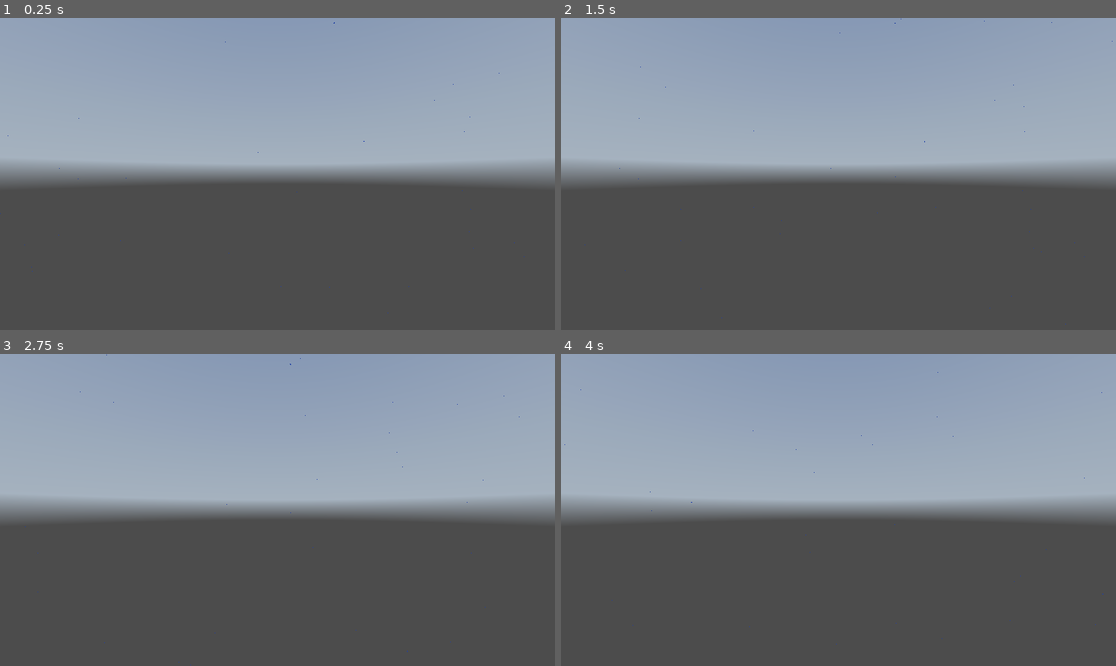
Above: before the commit, frames 1-4 (two rows, left to right).
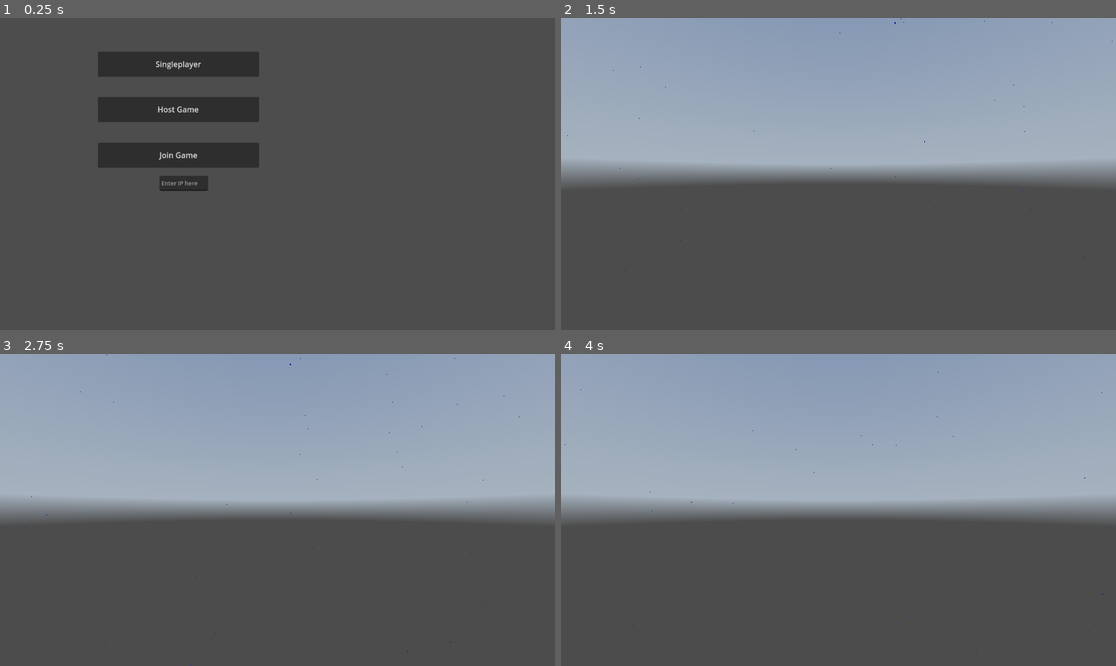
Above: after the commit, the same moments.

Repository: Timjb4235/space-combat-game
Game: Godot game, scene res://menus/main_menu_scene.tscn
The game is run twice, just before and just after one commit, with the same random seed, the same clock (stepped at 60 frames per second) and the same inputs. Before the commit the project starts from res://main_scene.tscn. A sky picture missing from this copy of the repository is replaced by a grey-blue gradient.
Inputs (mouse positions are in pixels of both pictures, inside the frame that each line leads up to):
- Up to frame 1 (0.25 s): no input
- Up to frame 2 (1.5 s): click (738, 64) at 0.5 s, where only the run after the commit has a clickable "Singleplayer"; tap Enter at 1.25 s; hold Right (right) from 1.28 s (still down)
- Up to frame 3 (2.75 s): release Right (right) at 2.03 s; hold Shift (Brake) from 2.03 s (still down)
- Up to frame 4 (4 s): tap Space at 2.75 s; release Shift (Brake) at 2.78 s; hold Right (right) 2.78-3.53 s; tap Enter at 3.5 s; hold Tab (Accelerate) from 3.53 s (still down)

The runs differ from the first frame. In frame 1, 53% of the frame differs, in the area x 0-100%, y 0-95%; in frame 2, less than 0.1%; in frame 3, less than 0.1%; in frame 4, less than 0.1%.

Commit message:
create menu and host screen

Diff:
--- /dev/null
+++ b/menus/host_lobby.gd
@@ -0,0 +1,34 @@
+extends Node2D
+
+# Called when the node enters the scene tree for the first time.
+func _ready() -> void:
+	multiplayer.peer_connected.connect(_on_peer_connected)
+	$StartButton.pressed.connect(_on_start_button_pressed)
+
+func _on_peer_connected() -> void:
+	$PlayersCounter.value = $PlayersCounter.value + 1
+
+@rpc("any_peer", "call_local", "reliable")
+func _load_main_scene() -> void:
+	var main_scene = load("res://main_scene.tscn")
+	get_tree().change_scene_to_packed(main_scene)
+	# spawn_players.rpc()
+
+func _on_start_button_pressed():
+	_load_main_scene.rpc()
+
+@rpc("authority") # Runs only on the server
+func spawn_players() -> void:
+	for peer_id in multiplayer.get_peers():
+		spawn_player_for_peer.rpc_id(peer_id)
+
+@rpc("authority", "call_local")
+func spawn_player_for_peer(peer_id: int) -> void:
+	pass
+	# Load player. Something like:
+	#var player_scene = preload("res://Player.tscn")
+	#var player = player_scene.instantiate()
+	#player.name = "Player_%d" % peer_id
+	#player.set_multiplayer_authority(peer_id)
+#
+	#get_tree().get_root().get_node("Main").add_child(player)
--- /dev/null
+++ b/menus/host_lobby.tscn
@@ -0,0 +1,30 @@
+[gd_scene load_steps=2 format=3 uid="uid://dupukjvkvf4yu"]
+
+[ext_resource type="Script" path="res://menus/host_lobby.gd" id="1_actwl"]
+
+[node name="HostLobby" type="Node2D"]
+script = ExtResource("1_actwl")
+
+[node name="TotalPlayersLabel" type="Label" parent="."]
+offset_left = 125.75
+offset_top = 90.75
+offset_right = 165.75
+offset_bottom = 113.75
+text = "Total Players:"
+
+[node name="PlayersCounter" type="SpinBox" parent="."]
+offset_left = 244.0
+offset_top = 91.0
+offset_right = 327.062
+offset_bottom = 122.0
+max_value = 10.0
+value = 1.0
+editable = false
+
+[node name="StartButton" type="Button" parent="."]
+offset_left = 162.75
+offset_top = 159.75
+offset_right = 170.75
+offset_bottom = 167.75
+text = "Start
+"
--- /dev/null
+++ b/menus/main_menu_scene.gd
@@ -0,0 +1,40 @@
+extends Node2D
+
+var _target_ip: String
+
+# Called when the node enters the scene tree for the first time.
+func _ready() -> void:
+	$SingleplayerButton.pressed.connect(_start_singleplayer_game)
+	$HostButton.pressed.connect(_host_game)
+	$JoinButton.pressed.connect(_join_game)
+	$IpEdit.text_changed.connect(_on_ip_updated)
+
+# Called every frame. 'delta' is the elapsed time since the previous frame.
+func _process(delta: float) -> void:
+	pass
+
+func _start_singleplayer_game() -> void:
+	_load_main_scene()
+	pass
+
+func _host_game() -> void:
+	var peer = ENetMultiplayerPeer.new()
+	var result = peer.create_server(12345, 10)
+	multiplayer.multiplayer_peer = peer
+	print(result)
+	print("Hosting server on port 12345")
+	get_tree().change_scene_to_packed(load("res://menus/host_lobby.tscn"))
+
+func _join_game() -> void:
+	var peer = ENetMultiplayerPeer.new()
+	var result = peer.create_client(_target_ip, 12345)
+	print(result)
+	multiplayer.multiplayer_peer = peer
+	print("Connecting to server at %s...", _target_ip)
+
+func _load_main_scene() -> void:
+	var main_scene = load("res://main_scene.tscn")
+	get_tree().change_scene_to_packed(main_scene)
+
+func _on_ip_updated(new_text: String) -> void:
+	_target_ip = new_text
--- /dev/null
+++ b/menus/main_menu_scene.tscn
@@ -0,0 +1,37 @@
+[gd_scene load_steps=2 format=3 uid="uid://ksmbcgrvo1e8"]
+
+[ext_resource type="Script" path="res://menus/main_menu_scene.gd" id="1_1ehjh"]
+
+[node name="MainMenuScene" type="Node2D"]
+script = ExtResource("1_1ehjh")
+
+[node name="SingleplayerButton" type="Button" parent="."]
+offset_left = 203.0
+offset_top = 70.0
+offset_right = 538.0
+offset_bottom = 122.0
+text = "Singleplayer"
+
+[node name="HostButton" type="Button" parent="."]
+offset_left = 203.0
+offset_top = 164.0
+offset_right = 538.0
+offset_bottom = 216.0
+text = "Host Game
+"
+
+[node name="JoinButton" type="Button" parent="."]
+offset_left = 203.0
+offset_top = 259.0
+offset_right = 538.0
+offset_bottom = 311.0
+text = "Join Game
+"
+
+[node name="IpEdit" type="LineEdit" parent="."]
+offset_left = 331.0
+offset_top = 328.0
+offset_right = 432.0
+offset_bottom = 359.0
+theme_override_font_sizes/font_size = 12
+placeholder_text = "Enter IP here"
--- a/project.godot
+++ b/project.godot
@@ -11,7 +11,7 @@
 [application]
 
 config/name="Space Combat Game"
-run/main_scene="res://main_scene.tscn"
+run/main_scene="res://menus/main_menu_scene.tscn"
 config/features=PackedStringArray("4.3", "Forward Plus")
 config/icon="res://icon.svg"
 
--- a/space_dust.gd
+++ b/space_dust.gd
@@ -16,13 +16,14 @@
 	var mesh := SphereMesh.new()
 	mesh.radius = particle_size
 	mesh.height = particle_size * 2
-	mesh.radial_segments = 4
-	mesh.rings = 2
+	# Make the following numbers lower to increase performance:
+	mesh.radial_segments = 8
+	mesh.rings = 4
 
 	var material = StandardMaterial3D.new()
 	material.albedo_color = Color(0.0, 0.0, 0.5)
 	material.emission_enabled = true
-	material.emission = Color(0.2, 0.4, 1.0)
+	material.emission = Color(0.1, 0.2, 0.8)
 	material.emission_energy = 0.6
 	mesh.material = material
 
